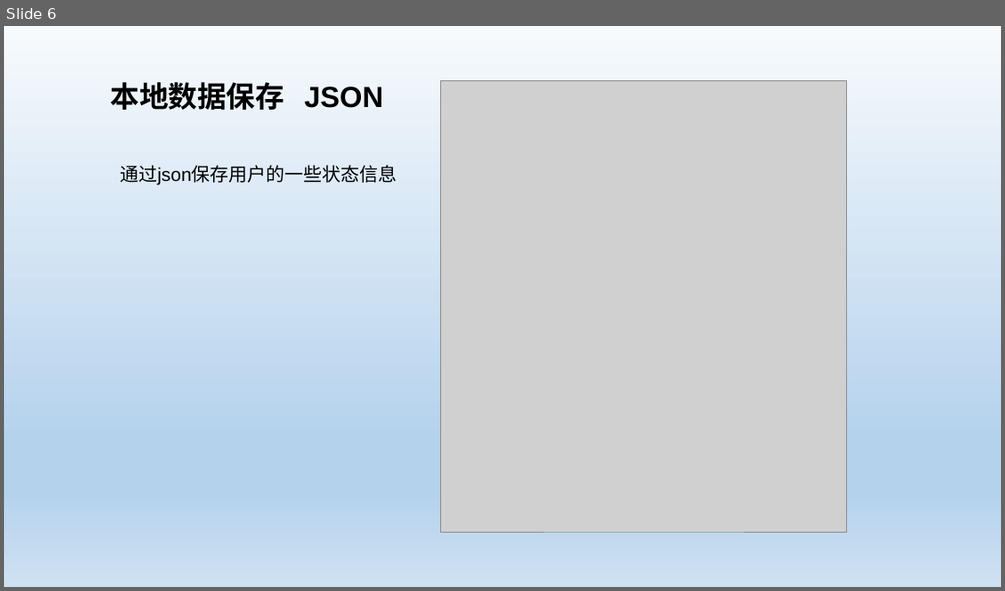
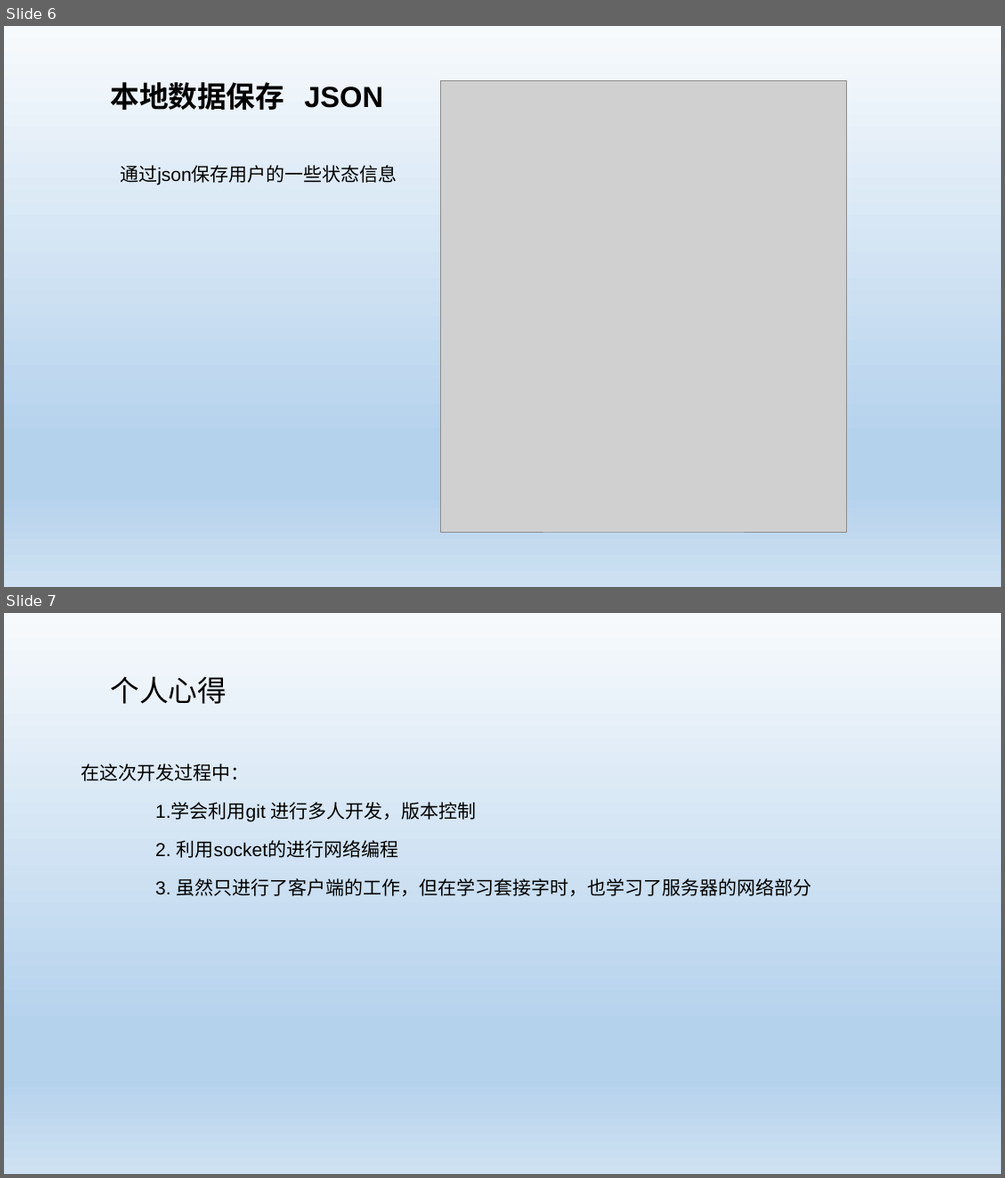
Before and after one commit to SPURSGO/PostgraduateApp, a slide deck: doc/个人答辩-曾强辉.pptx. Shown one above the other, each under a label of ours: slide 6 before the commit, slides 6 and 7 after it. The pictures are 1005x591 and 1005x1178 pixels, drawn with LibreOffice and Linux fonts; fonts in the diff are those of the drawing; grey boxes stand for pictures. Boxes give left, top, right and bottom in pixels: in the first picture for what was removed or moved away, otherwise in the second. Text is boxed around its words. In the diff, an @@ line names an element or a change of style, - is before the commit and + after.

```diff
--- a/doc/个人答辩-曾强辉.pptx
+++ b/doc/个人答辩-曾强辉.pptx
@@ slide 7 added at (4, 613, 1001, 1174), background gradient #F7FAFD to #B5D2EC to #CEE1F2 @@
@@ text added at (110, 676, 226, 704), 28 pt, text #000000 @@
+个人心得
@@ text added at (81, 763, 812, 896), 18 pt, text #000000 @@
+在这次开发过程中：
+1.学会利用git 进行多人开发，版本控制
+2. 利用socket的进行网络编程
+3. 虽然只进行了客户端的工作，但在学习套接字时，也学习了服务器的网络部分
```
Also in this commit, not shown: 2 other files.
